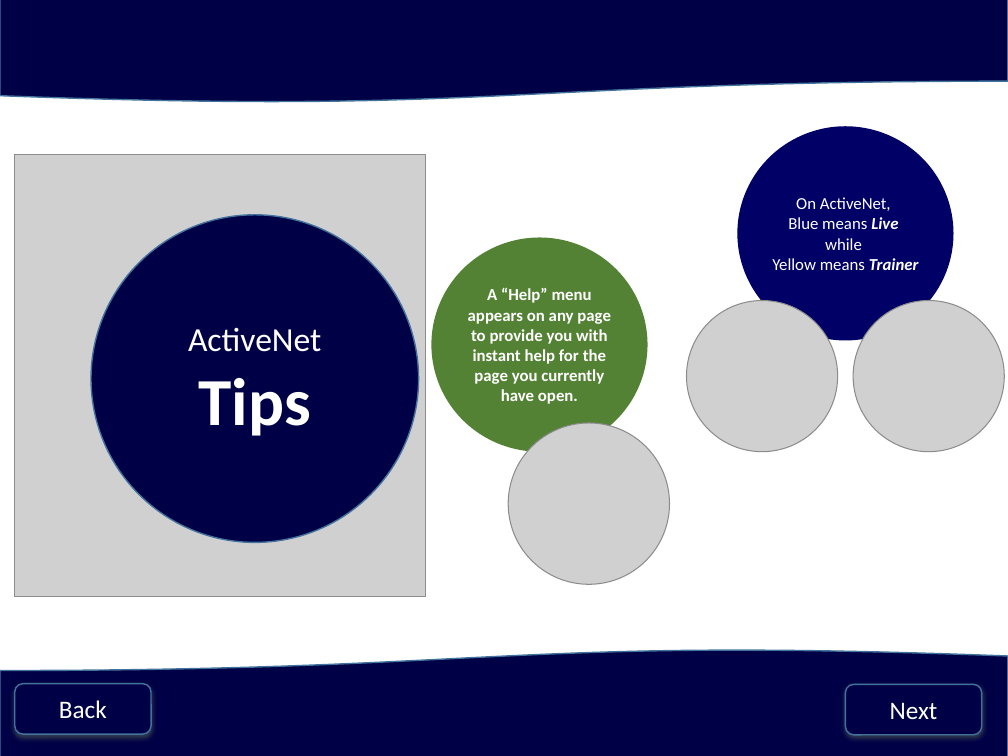
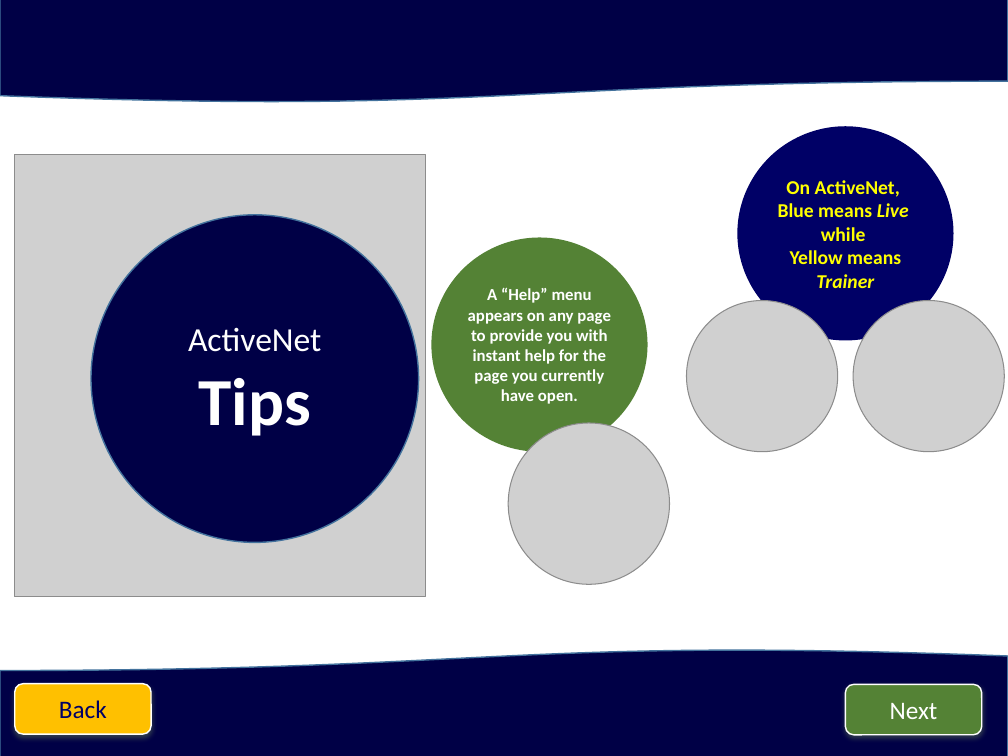
Before and after one commit to jstngoulet/ActiveNet_Trainer, a slide deck: slide 6 of ActiveNet Trainer/PowerPoint Creations/WelcomeToActiveNet.pptx. Drawn at 1008x756 pixels with LibreOffice and Linux fonts; fonts in the diff are those of the drawing; grey boxes stand for pictures. Boxes give left, top, right and bottom in pixels: in the first picture for what was removed or moved away, otherwise in the second. Text is boxed around its words. In the diff, an @@ line names an element or a change of style, - is before the commit and + after.

```diff
--- a/ActiveNet Trainer/PowerPoint Creations/WelcomeToActiveNet.pptx
+++ b/ActiveNet Trainer/PowerPoint Creations/WelcomeToActiveNet.pptx
@@ ellipse "On ActiveNet," at [737,126,953,341]: size 12 to 14 pt, text colour #FFFFFF to #FFFF00; bold on in "On ActiveNet,", "Blue means", "while", "Yellow means" @@
@@ rounded rectangle "Back" at [15,683,151,734]: text colour #FFFFFF to #000066; fill #000046 to #FFC000; outline #43739E 1 pt to #FFFFFF 1 pt @@
@@ rounded rectangle "Next" at [846,684,982,735]: fill #000046 to #548235; outline #43739E 1 pt to #FFFFFF 1 pt @@
```
Also in this commit, not shown: 9 other slides changed.
